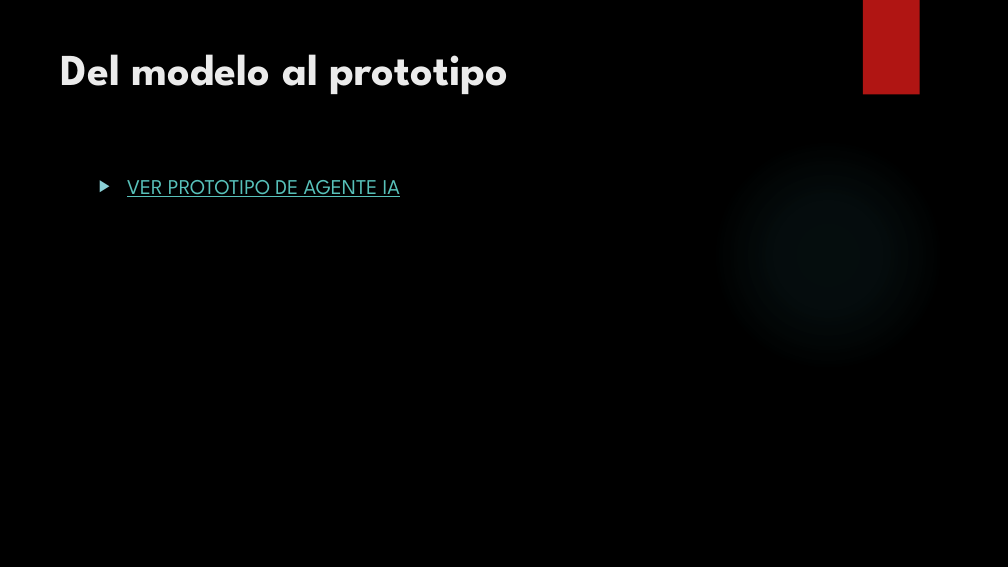
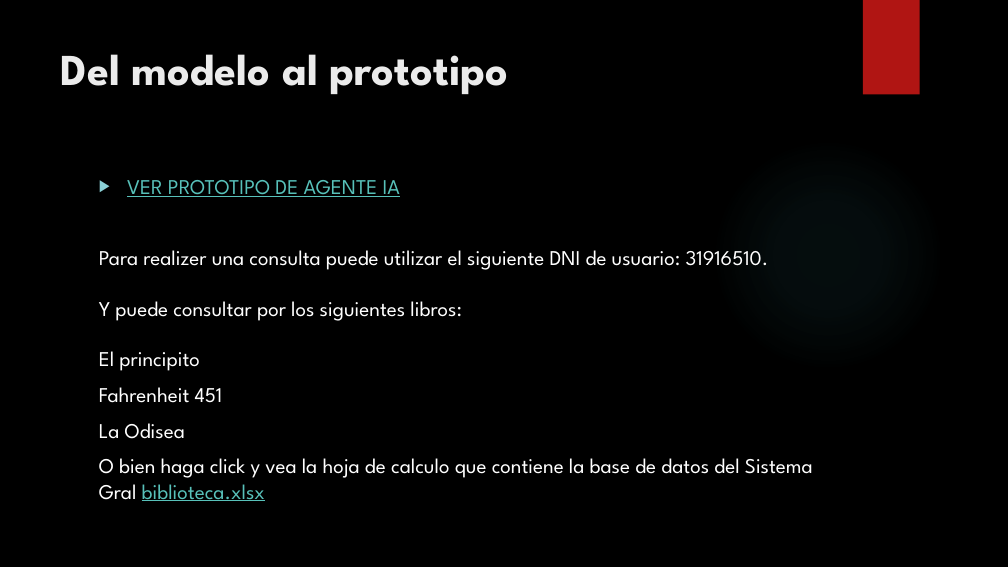
Before and after one commit to EzeReyes/agente-asistente-bibliotecario, a slide deck: slide 10 of Clases.pptx. Drawn at 1008x567 pixels with LibreOffice and Linux fonts; fonts in the diff are those of the drawing; background and template pictures are left out. Boxes give left, top, right and bottom in pixels: in the first picture for what was removed or moved away, otherwise in the second. Text is boxed around its words. In the diff, an @@ line names an element or a change of style, - is before the commit and + after.

```diff
--- a/Clases.pptx
+++ b/Clases.pptx
@@ text at [99, 250, 813, 501]: paragraphs added @@
+Para realizer una consulta puede utilizar el siguiente DNI de usuario: 31916510.
+Y puede consultar por los siguientes libros:
+El principito
+Fahrenheit 451
+La Odisea
+O bien haga click y vea la hoja de calculo que contiene la base de datos del Sistema Gral biblioteca.xlsx
```
Also in this commit, not shown: 3 other files.
